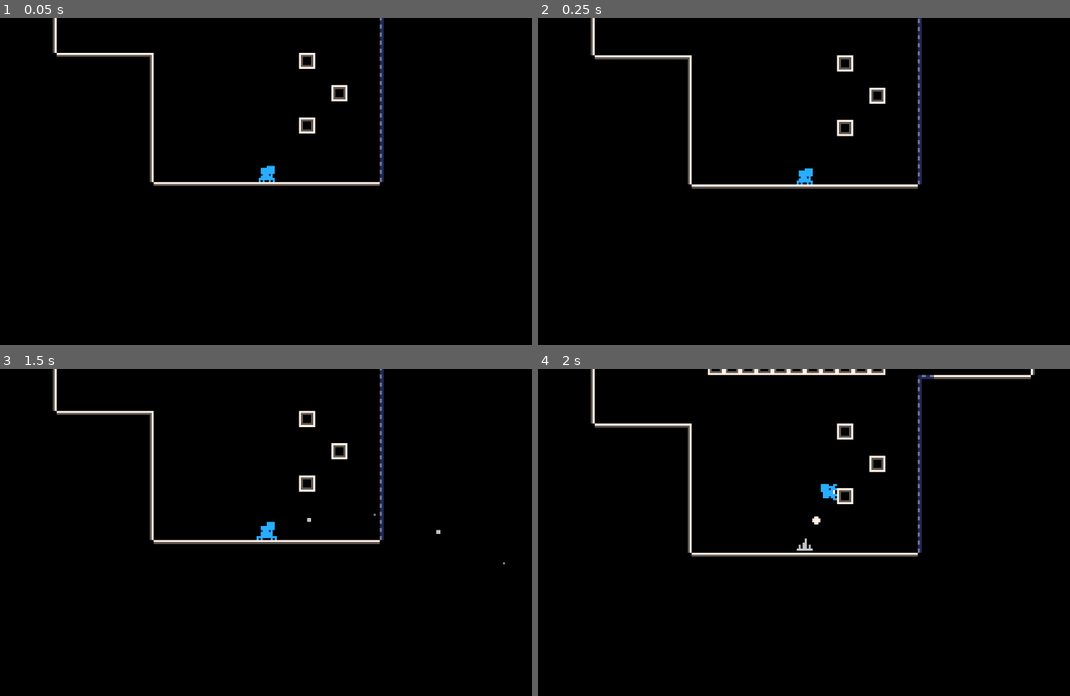
Above: before the commit, frames 1-4 (two rows, left to right).
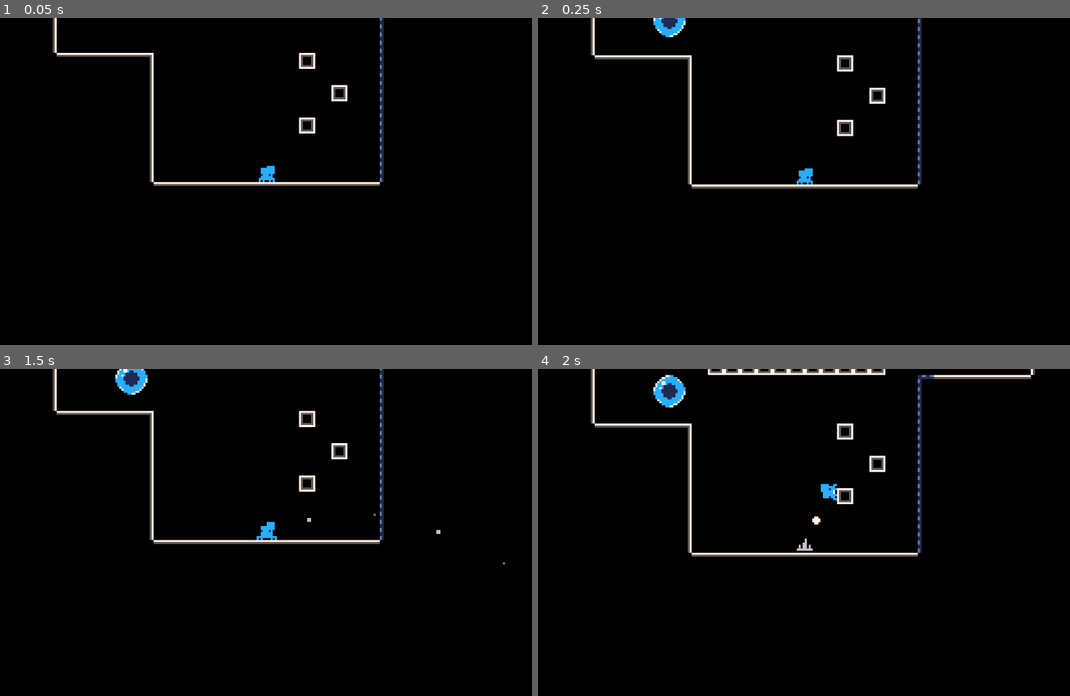
Above: after the commit, the same moments.

Repository: Flamenccio/spider-jump
Game: Godot game, scene res://scenes/test_world.tscn
Same seed, same stepped clock (60 frames per second), same inputs: the game is played once before the commit and once after it. This scene is started directly instead of the project's main scene.
Inputs (mouse positions are in pixels of both pictures, inside the frame that each line leads up to):
- Up to frame 1 (0.05 s): no input
- Up to frame 2 (0.25 s): no input
- Up to frame 3 (1.5 s): tap Enter at 0.5 s; move the mouse to (393, 516) at 0.52 s; press the mouse at (393, 516) at 0.53 s; hold D (move_right) 0.53-1.25 s; release the mouse at (393, 516) at 1.25 s; drag from (148, 548) to (239, 597) at 1.27 s
- Up to frame 4 (2 s): no input

Frame 1 is identical in both runs. In frame 2, 0.3% of the frame differs, in the area x 21-28%, y 0-6%; in frame 3, 0.4%; in frame 4, 0.5%, in the area x 21-28%, y 1-12%.

Commit message:
add raindrop event assets

Diff:
--- /dev/null
+++ b/scenes/level_objects/raindrop.tscn
@@ -0,0 +1,29 @@
+[gd_scene load_steps=6 format=3 uid="uid://hsagybsxkyat"]
+
+[ext_resource type="Texture2D" uid="uid://xe3ui8dsv2ci" path="res://sprites/raindrop_1.png" id="1_1g0my"]
+[ext_resource type="Script" uid="uid://eiyi85n4wsk8" path="res://scripts/entities/raindrop.gd" id="1_mh8bc"]
+
+[sub_resource type="PhysicsMaterial" id="PhysicsMaterial_1g0my"]
+friction = 0.0
+bounce = 1.0
+
+[sub_resource type="AtlasTexture" id="AtlasTexture_mh8bc"]
+atlas = ExtResource("1_1g0my")
+
+[sub_resource type="CircleShape2D" id="CircleShape2D_1g0my"]
+radius = 7.0
+
+[node name="Raindrop" type="RigidBody2D"]
+collision_layer = 0
+collision_mask = 23
+physics_material_override = SubResource("PhysicsMaterial_1g0my")
+lock_rotation = true
+script = ExtResource("1_mh8bc")
+
+[node name="Sprite" type="Sprite2D" parent="."]
+texture = SubResource("AtlasTexture_mh8bc")
+
+[node name="Collider" type="CollisionShape2D" parent="."]
+shape = SubResource("CircleShape2D_1g0my")
+
+[connection signal="body_entered" from="." to="." method="_on_body_entered"]
--- a/scenes/test_world.tscn
+++ b/scenes/test_world.tscn
@@ -6,6 +6,7 @@
 [ext_resource type="Script" uid="uid://s78nwwn8edpf" path="res://scripts/entities/camera.gd" id="4_7448y"]
 [ext_resource type="Script" uid="uid://b6it1roy42jng" path="res://scripts/player/input_service.gd" id="5_ar7ra"]
 [ext_resource type="Script" uid="uid://smn5kvfq55gk" path="res://tilemap_baker/TilemapCollisionBaker.gd" id="6_ixgyf"]
+[ext_resource type="PackedScene" uid="uid://hsagybsxkyat" path="res://scenes/level_objects/raindrop.tscn" id="7_xwrkq"]
 
 [sub_resource type="PhysicsMaterial" id="PhysicsMaterial_cnaw2"]
 
@@ -133,6 +134,9 @@
 position = Vector2(60, -44)
 shape = SubResource("RectangleShape2D_6mf5r")
 
+[node name="Raindrop" parent="." instance=ExtResource("7_xwrkq")]
+position = Vector2(-67, -109)
+
 [connection signal="move_input_change" from="InputService" to="Player" method="_on_input_service_move_input_change"]
 [connection signal="pull_input_change" from="InputService" to="Player" method="_on_input_service_pull_input_change"]
 [connection signal="pull_press" from="InputService" to="Player" method="_on_input_service_pull_press"]
--- /dev/null
+++ b/scripts/entities/raindrop.gd
@@ -0,0 +1,59 @@
+extends RigidBody2D
+
+enum RaindropSize {
+	SMALL,
+	MEDIUM,
+	LARGE,
+}
+
+const _TOTAL_BOUNCES = 6
+const _BURST_FORCE_LARGE = 20
+const _BURST_FORCE_MEDIUM = 10
+const _BURST_FORCE_SMALL = 5
+
+var _bounces_left: int
+
+## Sprites for different sizes. Smaller -> larger.
+@export var _sprites: Array[Texture2D]
+@export var _sprite: Sprite2D
+@export_flags_2d_physics var _bounce_layers: int
+@export_flags_2d_physics var _player_layer: int
+
+func initiate_raindrop(initial_raindrop_size: RaindropSize = RaindropSize.LARGE) -> void:
+	_bounces_left = _get_bounces_left(initial_raindrop_size)
+	_set_sprite(initial_raindrop_size)
+
+
+func _get_bounces_left(raindrop_size: RaindropSize) -> int:
+	return floori(_TOTAL_BOUNCES * (raindrop_size + 1) / RaindropSize.size())
+
+
+func _set_sprite(raindrop_size: RaindropSize) -> void:
+	_sprite.texture = _sprites[raindrop_size]
+
+
+func _on_body_entered(body:Node) -> void:
+
+	if body is not CollisionObject2D:
+		return
+
+	var col = body as CollisionObject2D
+
+	if col.collision_layer | _bounce_layers > 0:
+		_bounce()
+	elif col.collision_layer | _player_layer > 0:
+		_hit_player()
+
+
+func _bounce() -> void:
+	if _bounces_left <= 0:
+		_burst()
+	_bounces_left -= 1
+
+
+func _hit_player() -> void:
+	_burst()
+
+
+func _burst() -> void:
+	pass
--- a/scripts/ui/heart_shatter_particles.gd
+++ b/scripts/ui/heart_shatter_particles.gd
@@ -5,6 +5,5 @@
 		return
 	var translation = get_canvas_transform().affine_inverse() * at.get_canvas_transform()
 	var pos = translation * (at.global_position + (at.size * at.scale / 2.0))
-	print("SIZE: ", at.size)
 	global_position = pos
 	emitting = true
Not shown: 1 places in scenes/test_world.tscn that only renumber resources
Not shown, added: scripts/entities/raindrop.gd.uid
Binary file added: sprites/raindrop_1.png
Not shown, added: sprites/raindrop_1.png.import
Binary file added: sprites/raindrop_2.png
Not shown, added: sprites/raindrop_2.png.import
Binary file added: sprites/raindrop_3.png
Not shown, added: sprites/raindrop_3.png.import
